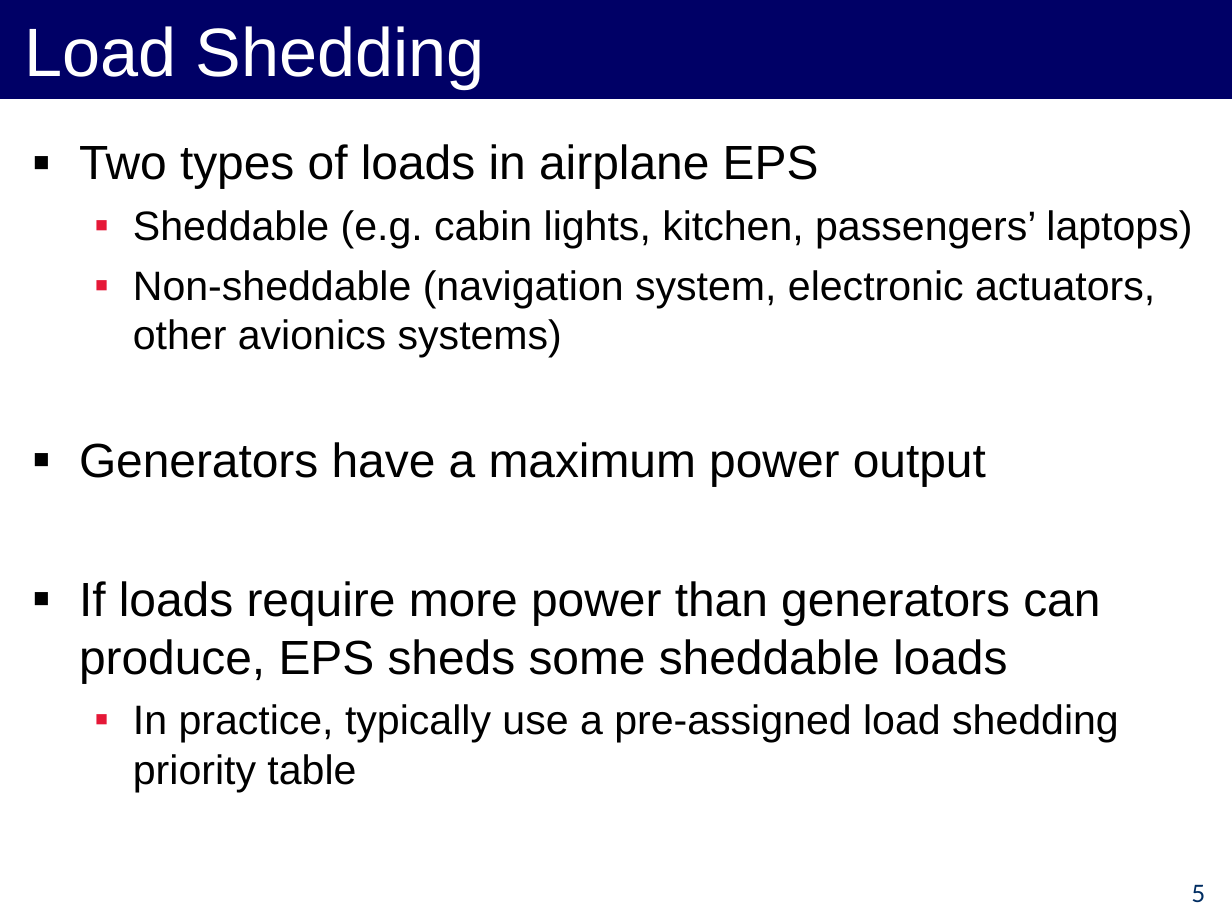
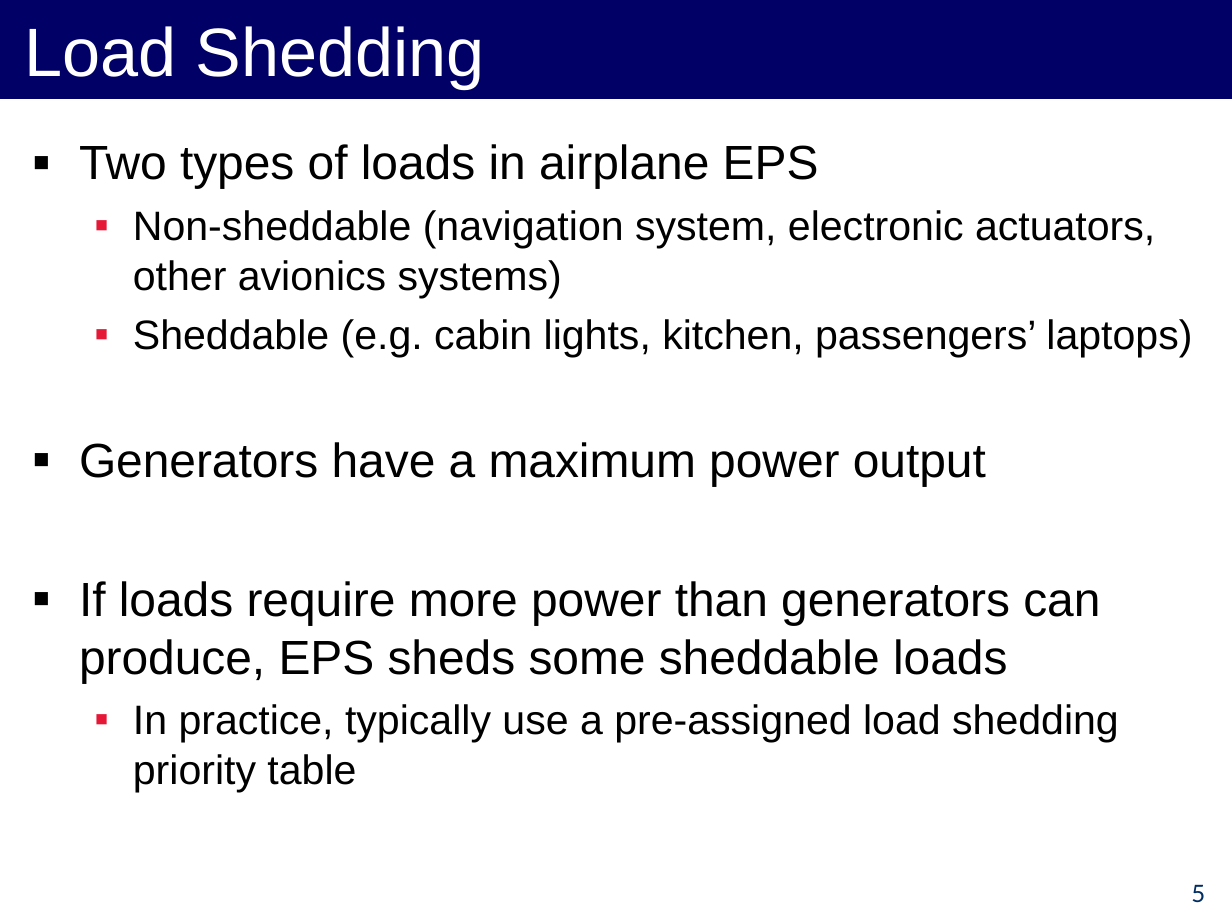
Before and after one commit to forresti/optimal_load_management, a slide deck: slide 5 of project/12-3-12_Presentation.ppt. Drawn at 1232x924 pixels with LibreOffice and Linux fonts; fonts in the diff are those of the drawing. Boxes give left, top, right and bottom in pixels: in the first picture for what was removed or moved away, otherwise in the second. Text is boxed around its words. In the diff, an @@ line names an element or a change of style, - is before the commit and + after.

```diff
--- a/project/12-3-12_Presentation.ppt
+++ b/project/12-3-12_Presentation.ppt
@@ text at (133,210,1155,298): paragraph added @@
+  ▪ Non-sheddable (navigation system, electronic actuators, other avionics systems)
@@ text at (133,270,1155,358): paragraph removed @@
-  ▪ Non-sheddable (navigation system, electronic actuators, other avionics systems)
```
Also in this commit, not shown: 13 other slides changed, 5 slides added, 6 slides removed, 7 other files.
